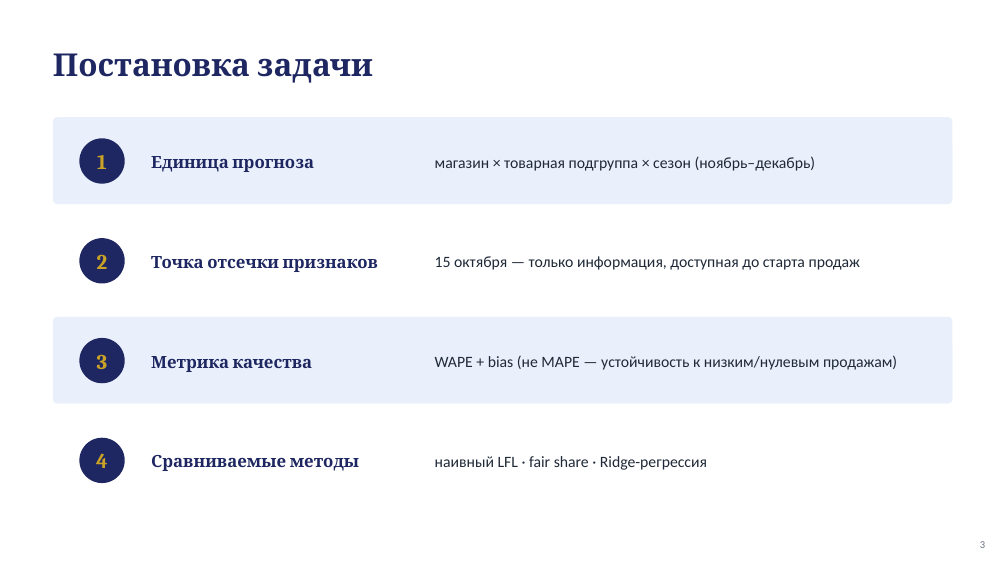
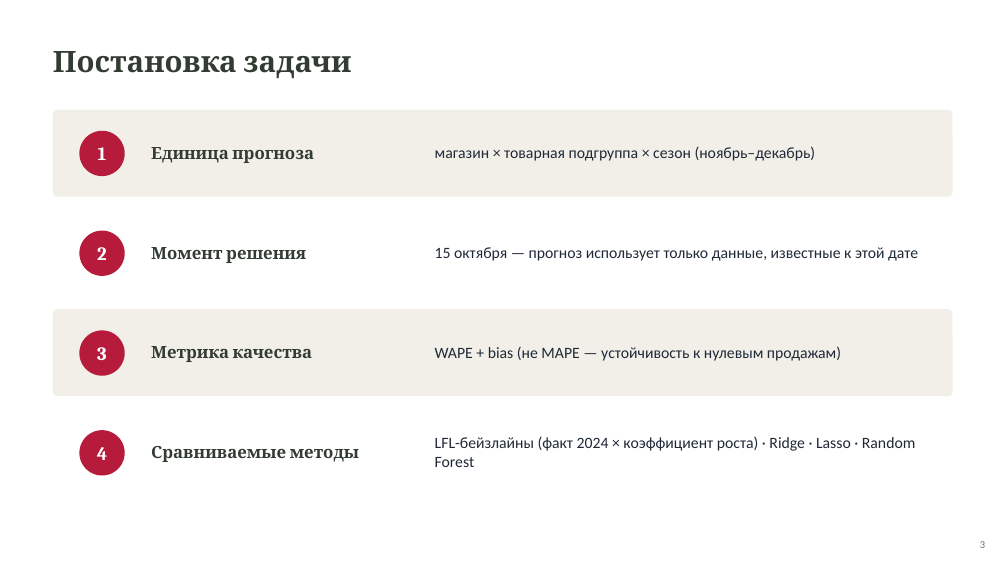
Before and after one commit to AnastasiyaEremina/final_project_hse_eremina, a slide deck: slide 3 of presentation/presentation.pptx. Drawn at 1008x567 pixels with LibreOffice and Linux fonts; fonts in the diff are those of the drawing. Boxes give left, top, right and bottom in pixels: in the first picture for what was removed or moved away, otherwise in the second. Text is boxed around its words. In the diff, an @@ line names an element or a change of style, - is before the commit and + after.

```diff
--- a/presentation/presentation.pptx
+++ b/presentation/presentation.pptx
@@ text "Постановка задачи" at bbox=[53, 51, 351, 78]: size 30 to 28 pt, text colour #1E2761 to #323C32 @@
@@ 2 texts, 2 ellipses, 1 rounded rectangle: place and size @@
-2 texts, 2 ellipses, 1 rounded rectangle at bbox=[53, 117, 953, 284]
+2 texts, 2 ellipses, 1 rounded rectangle at bbox=[53, 110, 953, 276]
@@ rounded rectangle at bbox=[53, 110, 953, 197]: fill #EAF0FB to #F1EFE8 @@
@@ text at bbox=[151, 247, 306, 263]: text changed; text colour #1E2761 to #323C32 @@
-Точка отсечки признаков
+Момент решения
@@ text at bbox=[435, 247, 918, 261]: text changed @@
-15 октября — только информация, доступная до старта продаж
+15 октября — прогноз использует только данные, известные к этой дате
@@ 6 texts, 3 rounded rectangles, 2 ellipses: place and size @@
-6 texts, 3 rounded rectangles, 2 ellipses at bbox=[53, 156, 953, 504]
+6 texts, 3 rounded rectangles, 2 ellipses at bbox=[53, 146, 953, 496]
@@ rounded rectangle at bbox=[53, 309, 953, 396]: fill #EAF0FB to #F1EFE8 @@
@@ text at bbox=[435, 346, 841, 361]: text changed @@
-WAPE + bias (не MAPE — устойчивость к низким/нулевым продажам)
+WAPE + bias (не MAPE — устойчивость к нулевым продажам)
@@ text colour #1E2761 to #323C32 in 3 elements at bbox=[151, 147, 314, 163], bbox=[151, 346, 313, 362], bbox=[151, 446, 359, 462] @@
@@ size 20 to 18 pt, text colour #C9A227 to #FFFFFF in 4 elements at bbox=[98, 147, 107, 160], bbox=[97, 247, 107, 260], bbox=[97, 347, 107, 360], bbox=[97, 447, 107, 460] @@
@@ fill #1E2761 to #B61B3B in 4 elements at bbox=[79, 131, 125, 176], bbox=[79, 231, 125, 276], bbox=[79, 330, 125, 376], bbox=[79, 430, 125, 476] @@
@@ text at bbox=[435, 436, 915, 467]: text changed @@
-наивный LFL · fair share · Ridge-регрессия
+LFL-бейзлайны (факт 2024 × коэффициент роста) · Ridge · Lasso · Random Forest
```
Also in this commit, not shown: 5 other slides changed, 6 slides added, 3 slides removed, 13 other files.
